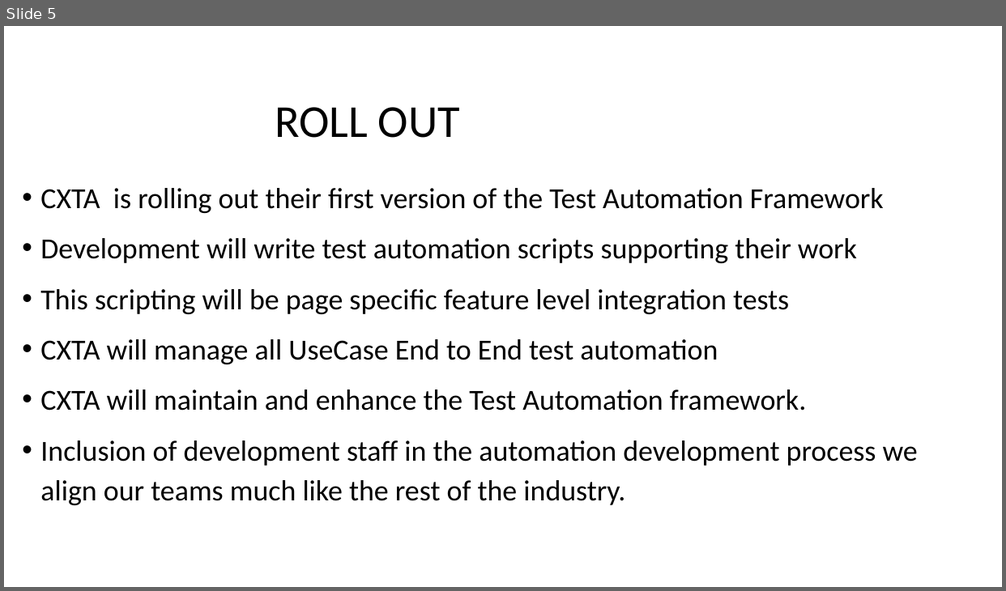
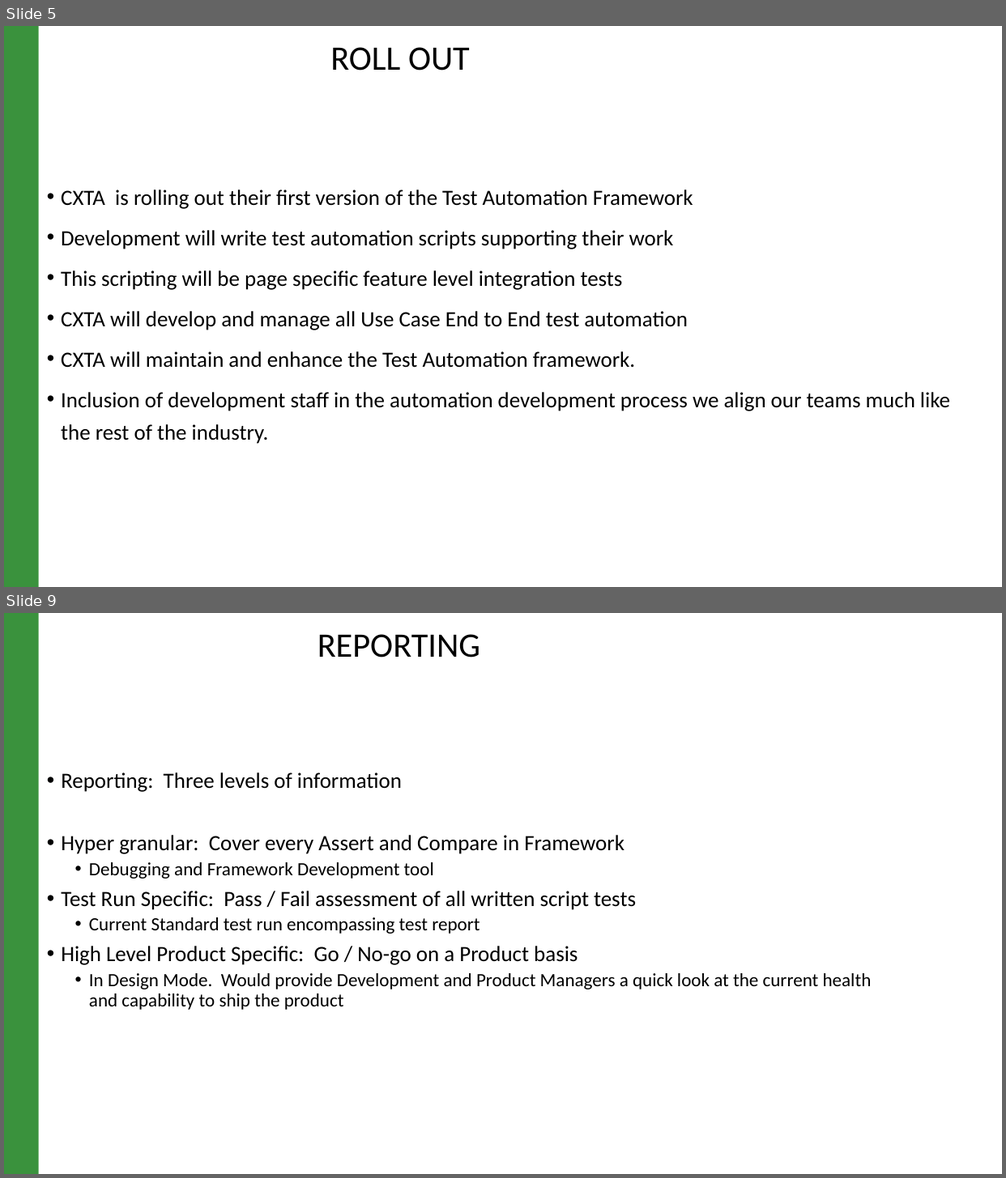
Before and after one commit to raghav9329/mainProf, a slide deck: CurrentWork_Delta/CX_StrategyPowerPoint.pptx. Shown one above the other, each under a label of ours: slide 5 before the commit, slides 5 and 9 after it; the slides between them are not shown. The pictures are 1006x591 and 1006x1178 pixels, drawn with LibreOffice and Linux fonts; fonts in the diff are those of the drawing. Boxes give left, top, right and bottom in pixels: in the first picture for what was removed or moved away, otherwise in the second. Text is boxed around its words. In the diff, an @@ line names an element or a change of style, - is before the commit and + after.

```diff
--- a/CurrentWork_Delta/CX_StrategyPowerPoint.pptx
+++ b/CurrentWork_Delta/CX_StrategyPowerPoint.pptx
@@ slide 9 added at <box>4,613,1002,1174</box>, background #FFFFFF; not listed: 1 template element that a slide beside it also shows @@
@@ title added at <box>317,634,480,658</box>, 33 pt, text #000000 @@
+REPORTING
@@ text added at <box>61,773,872,1010</box>, 21 pt, text #000000 @@
+• Reporting: Three levels of information
+• Hyper granular: Cover every Assert and Compare in Framework
+  • Debugging and Framework Development tool
+• Test Run Specific: Pass / Fail assessment of all written script tests
+  • Current Standard test run encompassing test report
+• High Level Product Specific: Go / No-go on a Product basis
+  • In Design Mode. Would provide Development and Product Managers a quick look at the current health and capability to ship the product
@@ slide 5 changed as well @@
@@ rectangle added at <box>4,26,39,587</box>, fill #3A923D @@
@@ title "ROLL OUT": place and size @@
-title "ROLL OUT" at <box>275,107,460,138</box>
+title "ROLL OUT" at <box>330,47,470,71</box>
@@ title "ROLL OUT" at <box>330,47,470,71</box>: size 44 to 33 pt @@
@@ text "CXTA is rolling out their ...": place and size @@
-text "CXTA is rolling out their ..." at <box>40,188,918,506</box>
+text "CXTA is rolling out their ..." at <box>61,190,950,444</box>
@@ text at <box>61,190,950,444</box>: size 28 to 21 pt in "CXTA is rolling out their first version ...", "Development will write test automation scripts supporting ...", "This scripting will be page specific feature ...", "CXTA will maintain and enhance the Test ..." and 1 more places; indent changed; line spacing 1.15 to 1.25; less space between paragraphs @@
@@ text at <box>61,311,688,331</box>: text changed; size 28 to 21 pt @@
-• CXTA will manage all UseCase End to End test automation
+• CXTA will develop and manage all Use Case End to End test automation
```
Also in this commit, not shown: 4 other slides changed, 7 other slides added, 5 slides removed, 14 other files.
